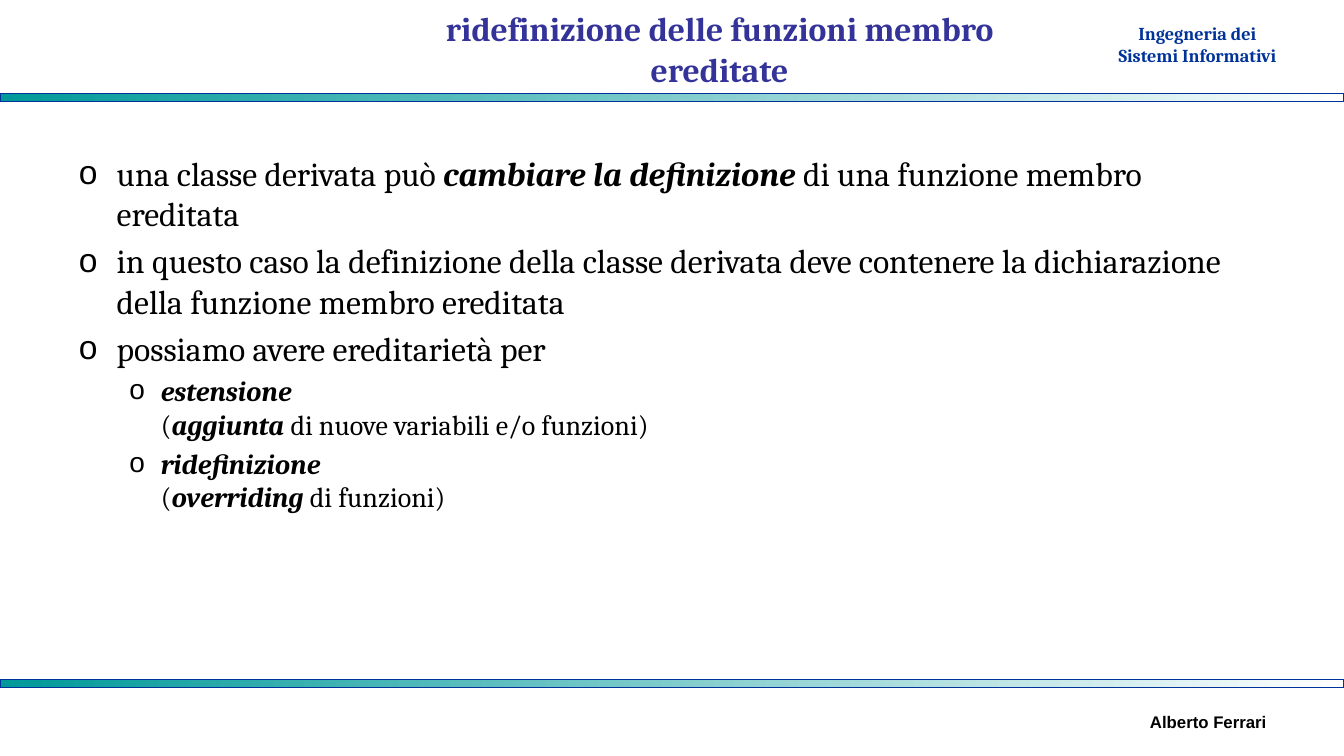
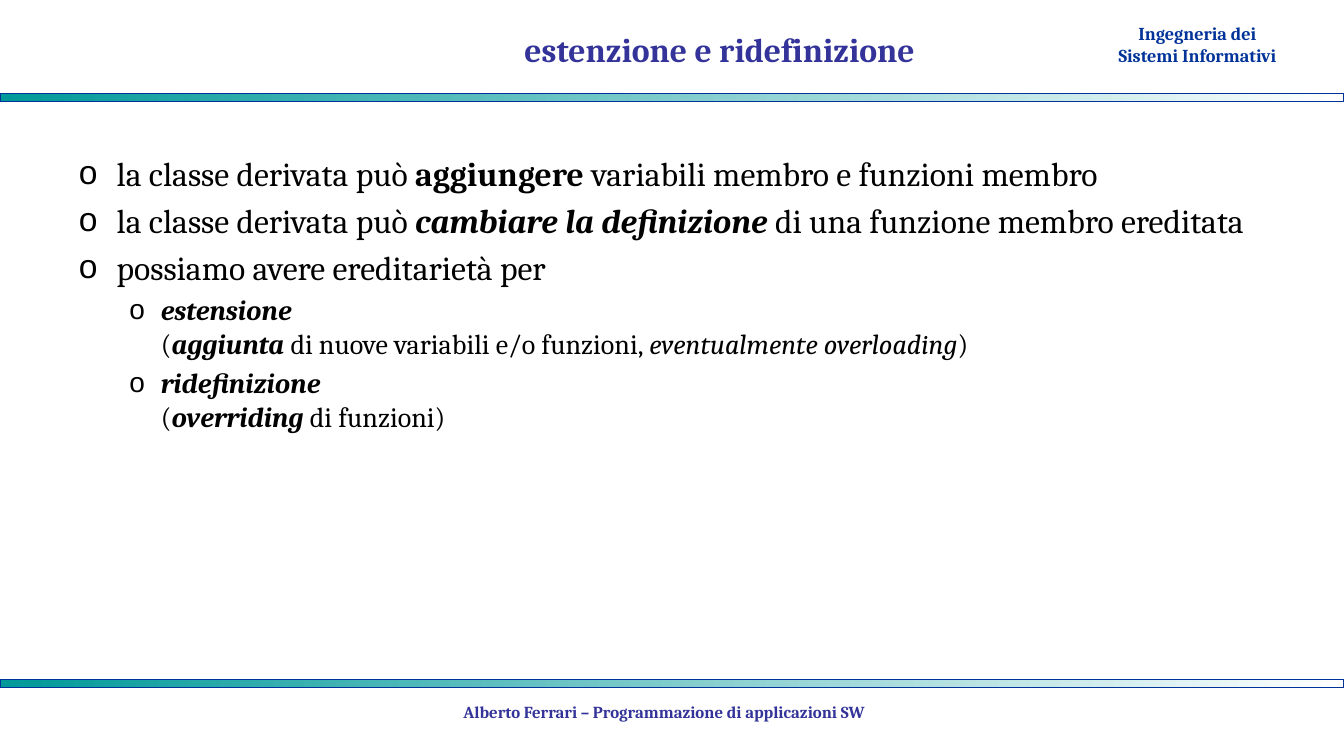
Before and after one commit to albertoferrari/pasw, a slide deck: slide 3 of lezioni/PASW05 - ereditarietà.pptx. Drawn at 1344x756 pixels with LibreOffice and Linux fonts; fonts in the diff are those of the drawing; background and template pictures are left out. Boxes give left, top, right and bottom in pixels: in the first picture for what was removed or moved away, otherwise in the second. Text is boxed around its words. In the diff, an @@ line names an element or a change of style, - is before the commit and + after.

```diff
--- a/lezioni/PASW05 - ereditarietà.pptx
+++ b/lezioni/PASW05 - ereditarietà.pptx
@@ title at [524, 38, 914, 63]: text changed @@
-ridefinizione delle funzioni membro ereditate
+estenzione e ridefinizione
@@ text at [117, 162, 1244, 241]: text changed @@
-o una classe derivata può cambiare la definizione di una funzione membro ereditata
-o in questo caso la definizione della classe derivata deve contenere la dichiarazione della funzione membro ereditata
+o la classe derivata può aggiungere variabili membro e funzioni membro
+o la classe derivata può cambiare la definizione di una funzione membro ereditata
@@ text at [161, 300, 968, 360]: text changed; italic on @@
-  o estensione
-    (aggiunta di nuove variabili e/o funzioni)
+  o estensione
+    (aggiunta di nuove variabili e/o funzioni, eventualmente overloading)
@@ text added at [463, 706, 865, 722], 12 pt, text #333399, bold @@
+Alberto Ferrari – Programmazione di applicazioni SW
@@ text removed at [1150, 716, 1266, 728] @@
-Alberto Ferrari
```
Also in this commit, not shown: 15 other slides changed, 16 slides added, 5 slides removed, 1 other file.
